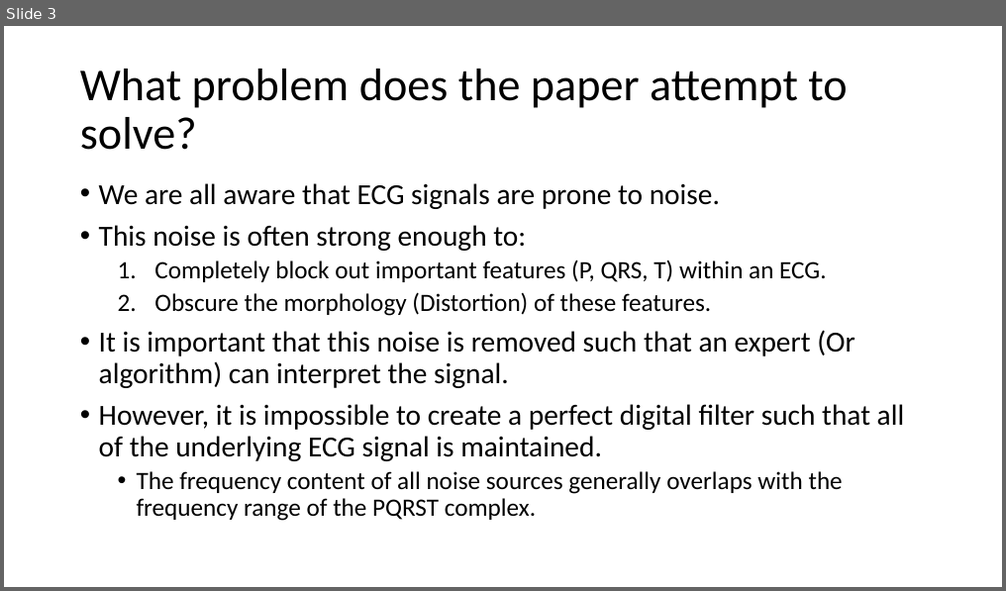
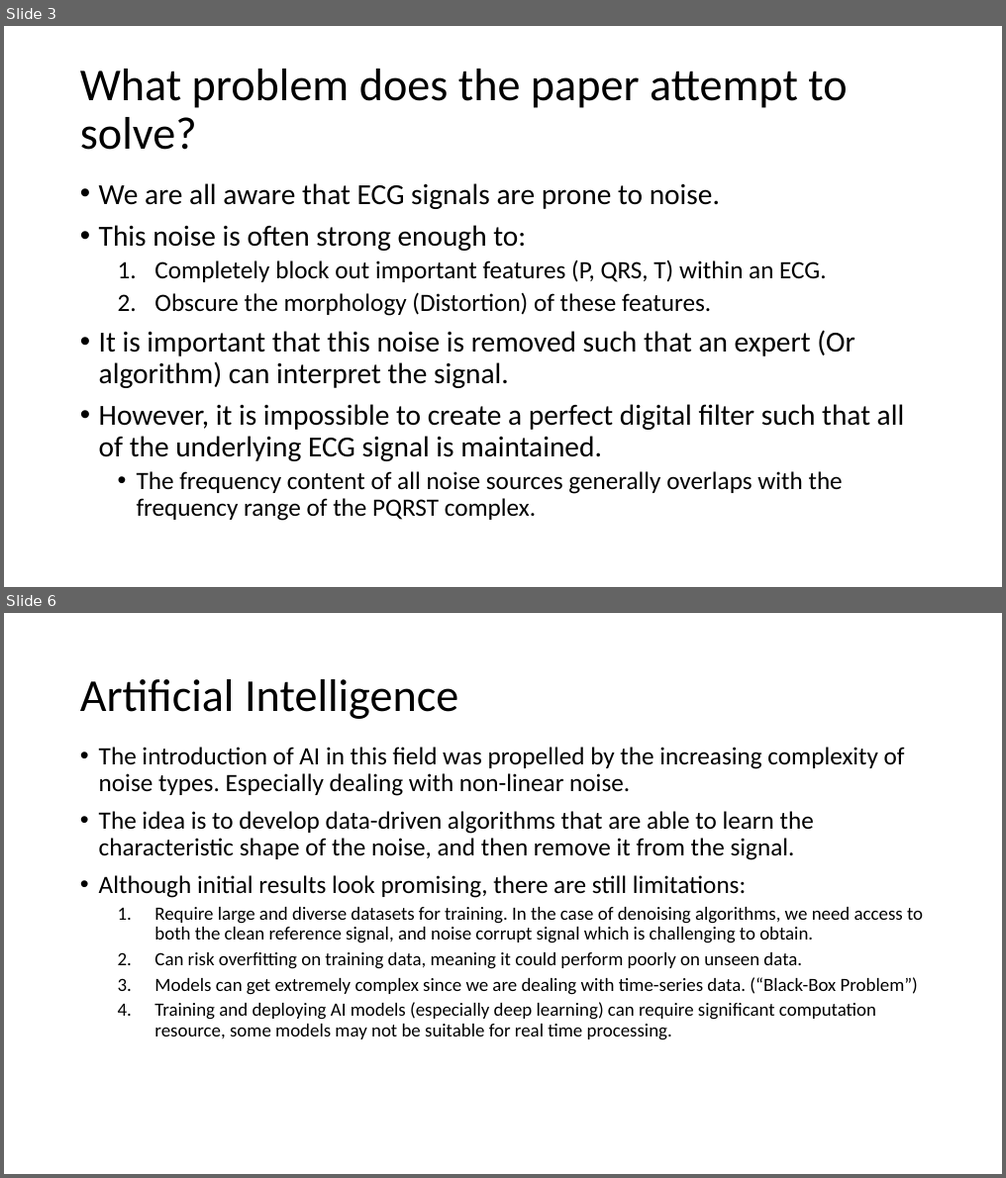
Before and after one commit to ben120-web/MSc-Project, a slide deck: Electrode Motion Denoising/reports/DeepLearningElectrodeMotionRemoval.pptx. Shown one above the other, each under a label of ours: slide 3 before the commit, slides 3 and 6 after it; the slides between them are not shown. The pictures are 1006x591 and 1006x1178 pixels, drawn with LibreOffice and Linux fonts; fonts in the diff are those of the drawing. Boxes give left, top, right and bottom in pixels: in the first picture for what was removed or moved away, otherwise in the second. Text is boxed around its words. In the diff, an @@ line names an element or a change of style, - is before the commit and + after.

```diff
--- a/Electrode Motion Denoising/reports/DeepLearningElectrodeMotionRemoval.pptx
+++ b/Electrode Motion Denoising/reports/DeepLearningElectrodeMotionRemoval.pptx
@@ slide 6 added at [4,613,1002,1174], background #FFFFFF @@
@@ title added at [80,679,458,719], 44 pt, text #000000 @@
+Artificial Intelligence
@@ text added at [99,747,923,1041], 18 pt, text #000000 @@
+• The introduction of AI in this field was propelled by the increasing complexity of noise types. Especially dealing with non-linear noise.
+• The idea is to develop data-driven algorithms that are able to learn the characteristic shape of the noise, and then remove it from the signal.
+• Although initial results look promising, there are still limitations:
+  1. Require large and diverse datasets for training. In the case of denoising algorithms, we need access to both the clean reference signal, and noise corrupt signal which is challenging to obtain.
+  2. Can risk overfitting on training data, meaning it could perform poorly on unseen data.
+  3. Models can get extremely complex since we are dealing with time-series data. (“Black-Box Problem”)
+  4. Training and deploying AI models (especially deep learning) can require significant computation resource, some models may not be suitable for real time processing.
```
Also in this commit, not shown: 1 slide changed, 4 other slides added.
